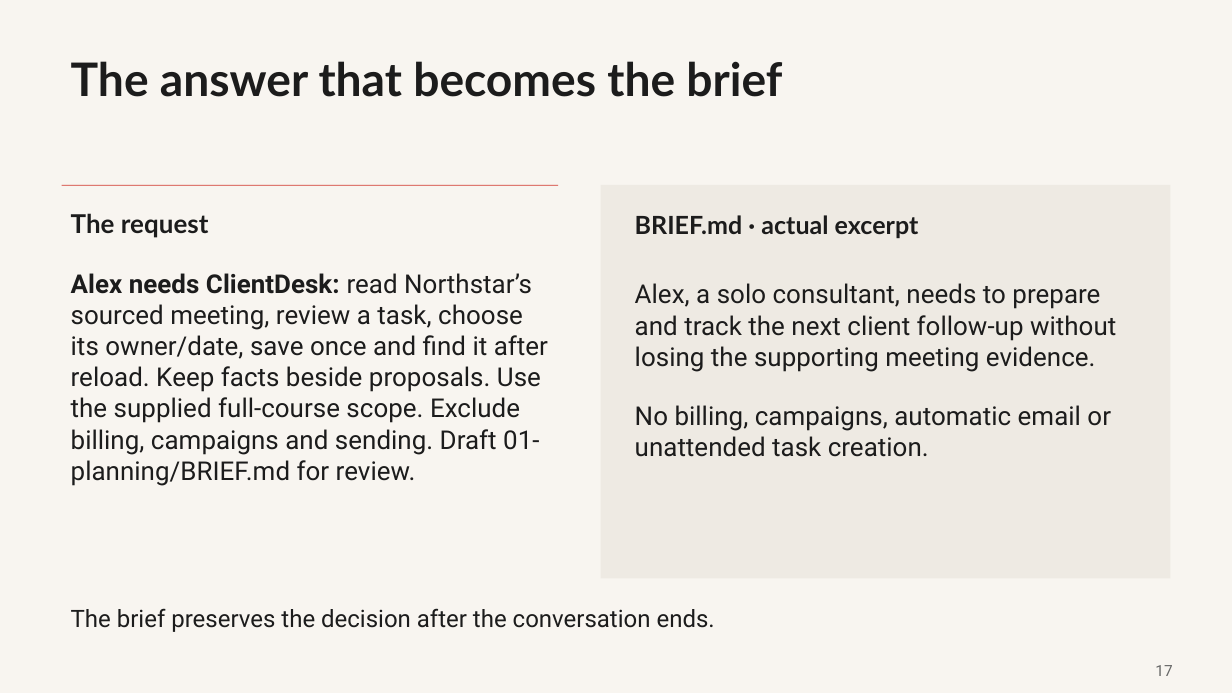
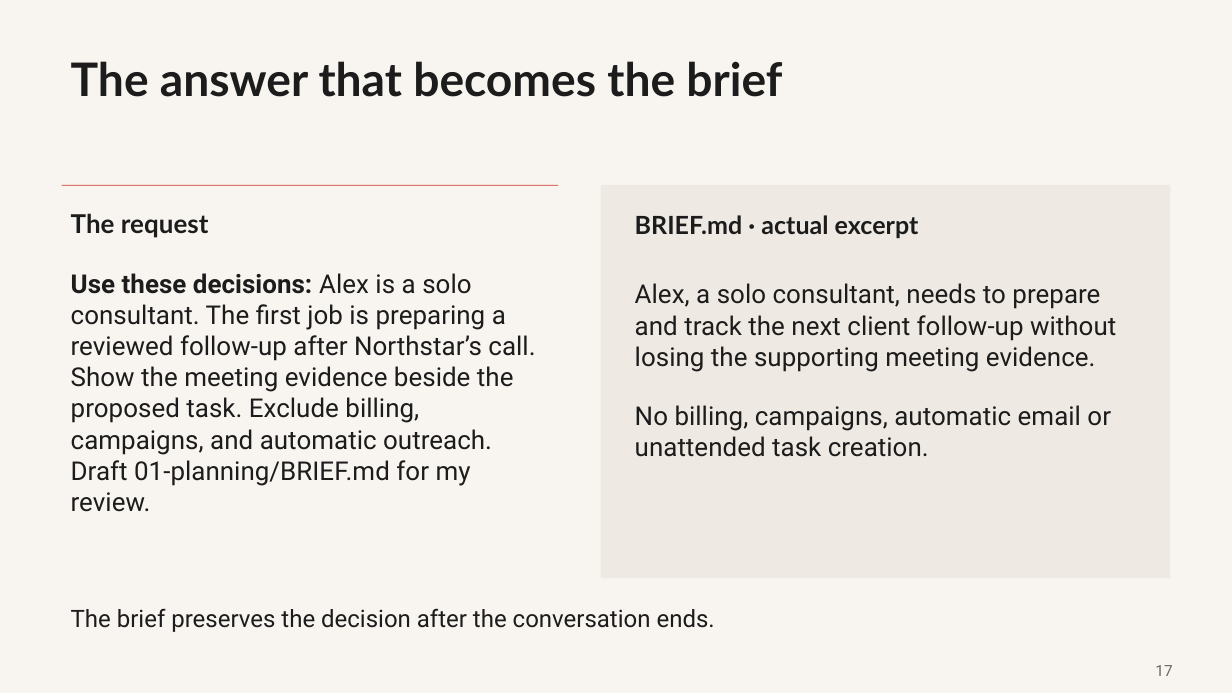
Before and after one commit to promptadvisers/claude-code-next-steps, a slide deck: slide 17 of slides/ClientDesk_Course_End_to_End.pptx. Drawn at 1232x693 pixels with LibreOffice and Linux fonts; fonts in the diff are those of the drawing. Boxes give left, top, right and bottom in pixels: in the first picture for what was removed or moved away, otherwise in the second. Text is boxed around its words. In the diff, an @@ line names an element or a change of style, - is before the commit and + after.

```diff
--- a/slides/ClientDesk_Course_End_to_End.pptx
+++ b/slides/ClientDesk_Course_End_to_End.pptx
@@ text at box(71, 273, 535, 512): text changed @@
-Alex needs ClientDesk: read Northstar’s sourced meeting, review a task, choose its owner/date, save once and find it after reload. Keep facts beside proposals. Use the supplied full-course scope. Exclude billing, campaigns and sending. Draft 01-planning/BRIEF.md for review.
+Use these decisions: Alex is a solo consultant. The first job is preparing a reviewed follow-up after Northstar’s call. Show the meeting evidence beside the proposed task. Exclude billing, campaigns, and automatic outreach. Draft 01-planning/BRIEF.md for my review.
```
Also in this commit, not shown: 11 other slides changed, 3 other files.
